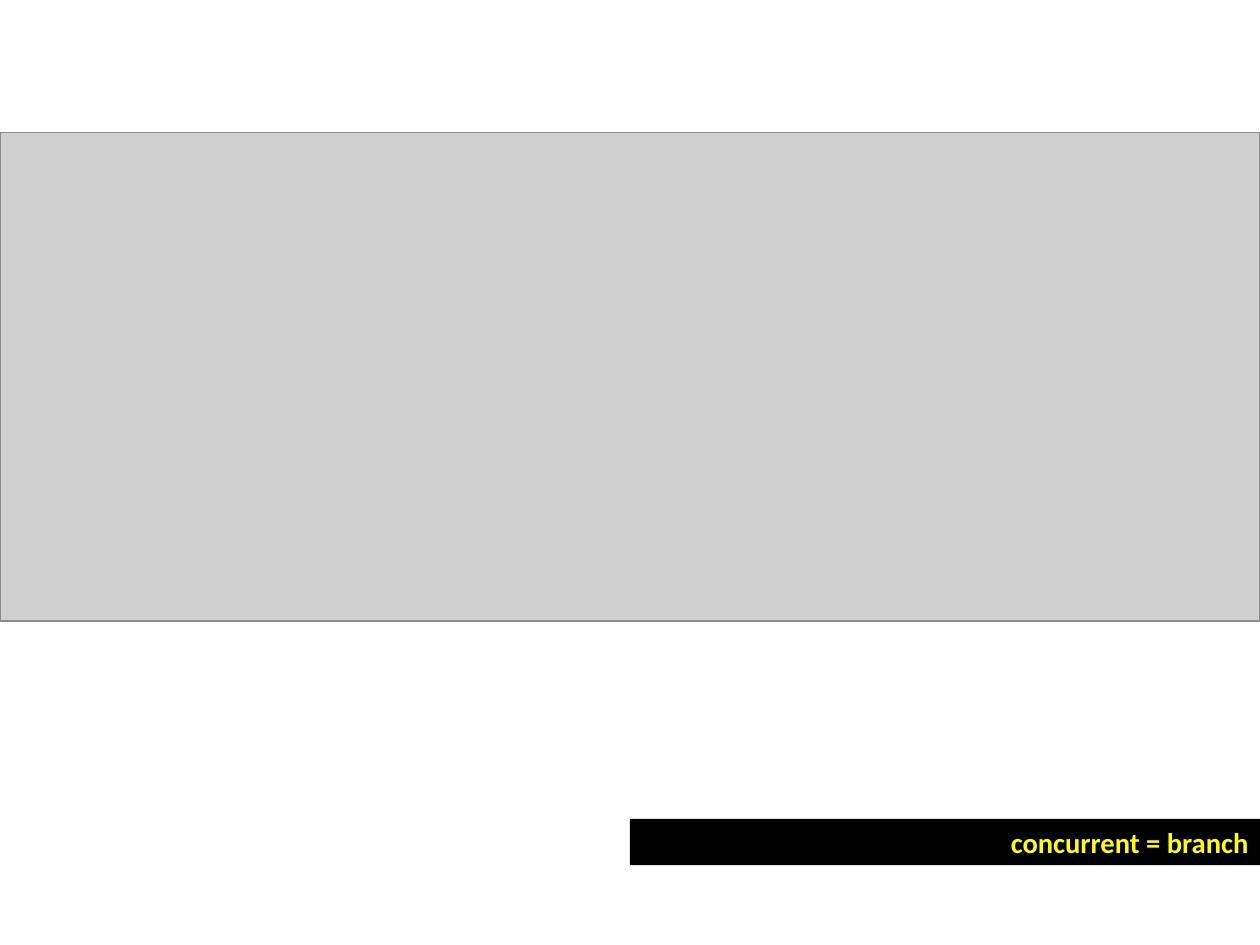
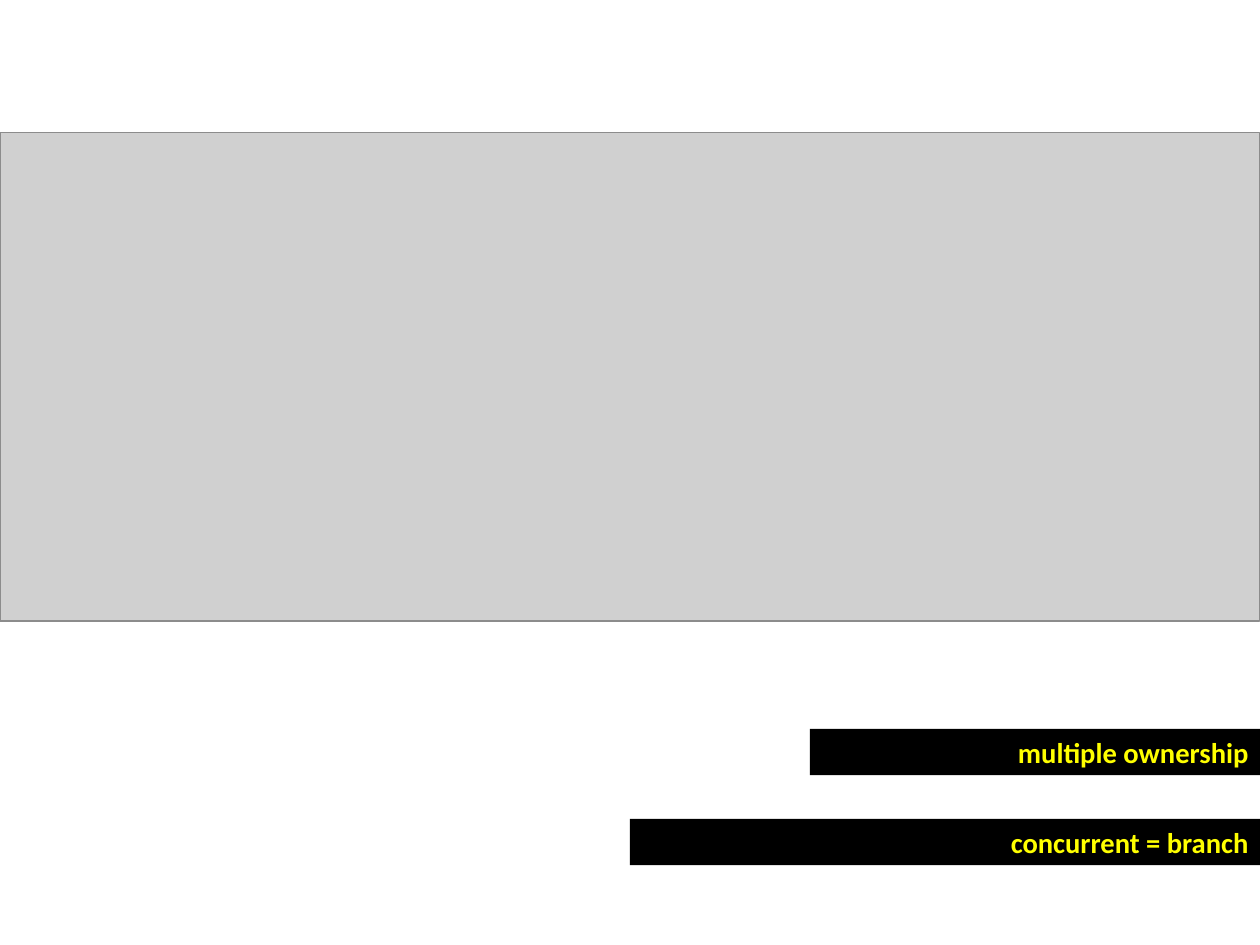
Before and after one commit to aaalexmaxwell/openMArch, a slide deck: slide 13 of [WRITING]/conferences/Pedagogy Meets Big Data and BIM - UCL/BIM-BigData-Pedagogy - PRESENTATION Phil Langley.odp (slide 14 before the commit). Drawn at 1260x945 pixels with LibreOffice and Linux fonts; fonts in the diff are those of the drawing; grey boxes stand for pictures. Boxes give left, top, right and bottom in pixels: in the first picture for what was removed or moved away, otherwise in the second. Text is boxed around its words. In the diff, an @@ line names an element or a change of style, - is before the commit and + after.

```diff
--- a/[WRITING]/conferences/Pedagogy Meets Big Data and BIM - UCL/BIM-BigData-Pedagogy - PRESENTATION Phil Langley.odp
+++ b/[WRITING]/conferences/Pedagogy Meets Big Data and BIM - UCL/BIM-BigData-Pedagogy - PRESENTATION Phil Langley.odp
@@ rectangle added at box(811, 729, 1260, 775), fill #000000, 18 pt, text #FFFF00, bold @@
+multiple ownership
```
Also in this commit, not shown: 2 other slides changed, 1 slide removed.
